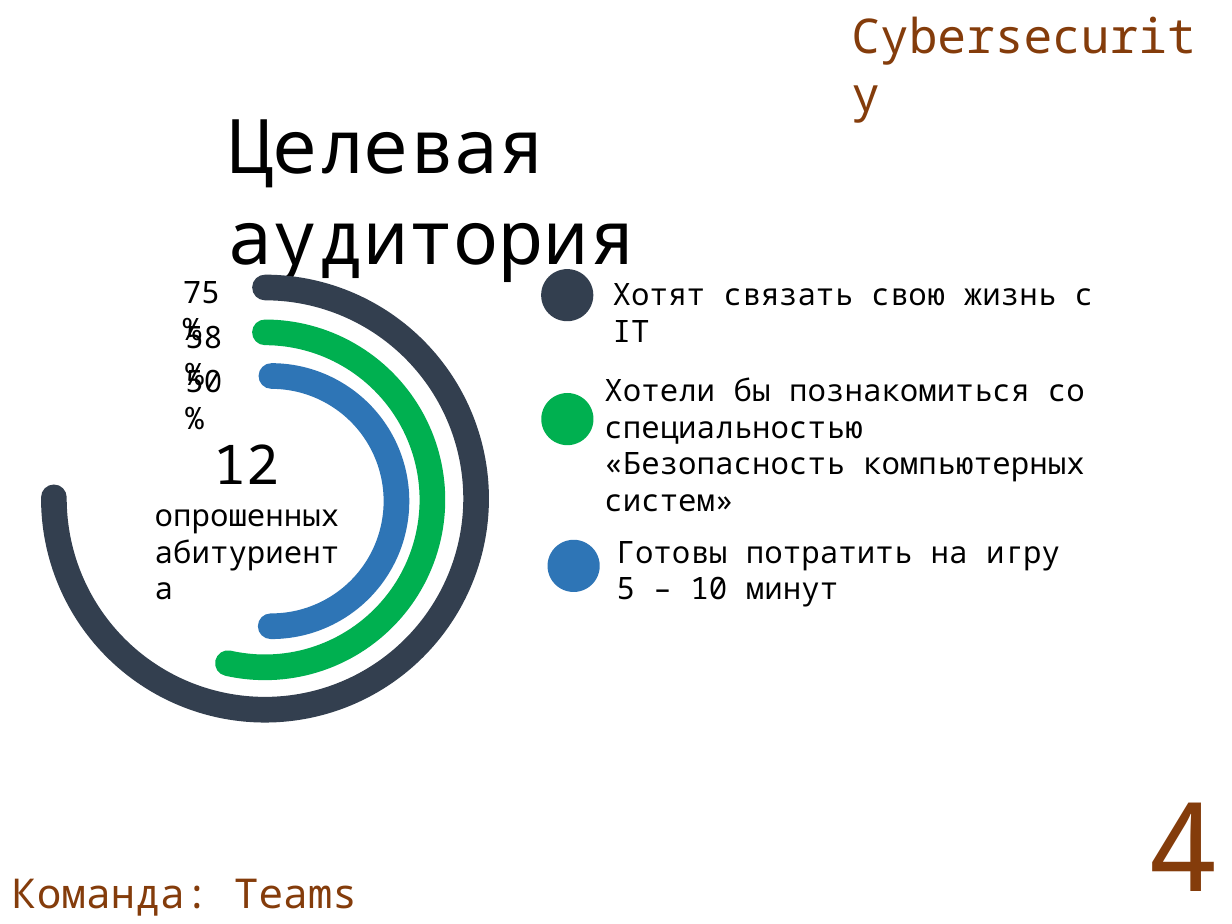
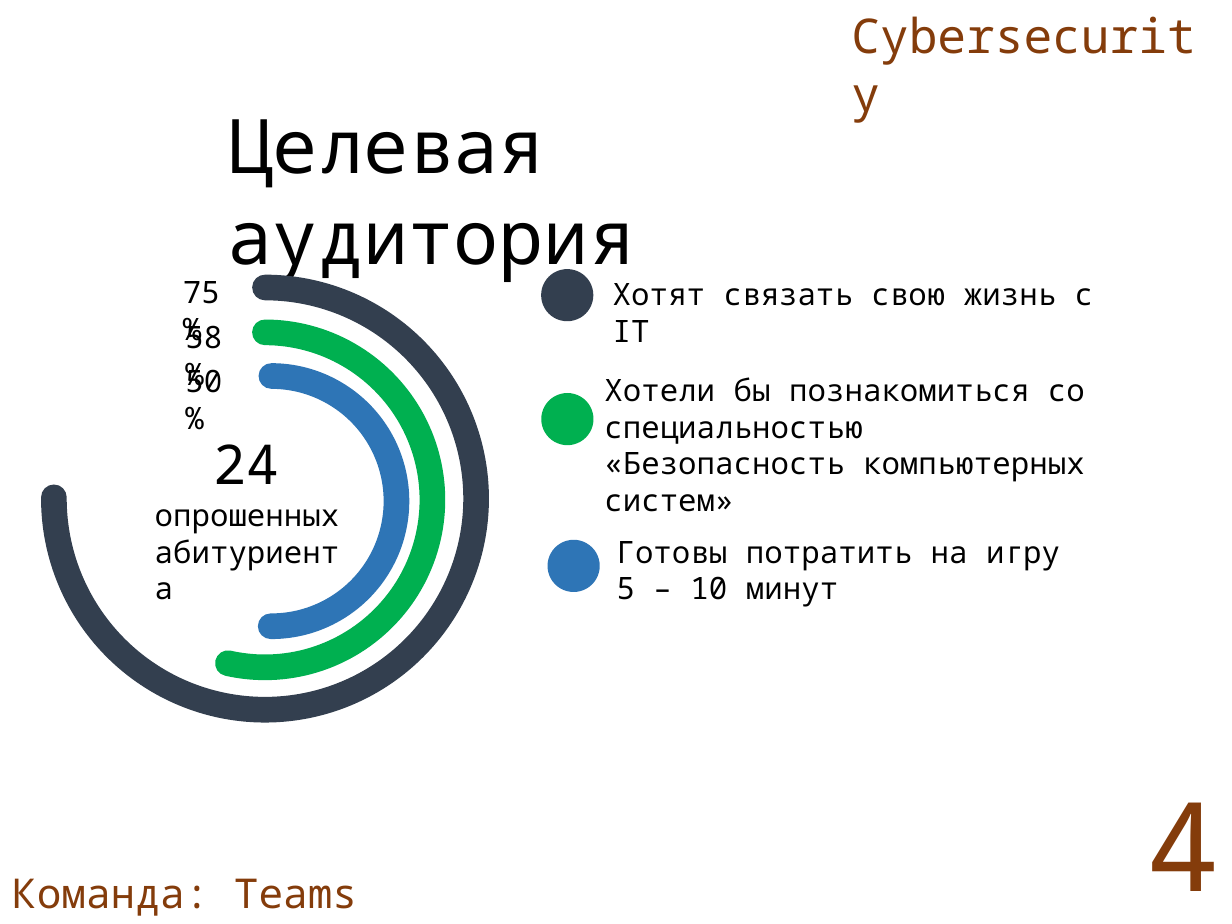
Before and after one commit to Cnek34/OPD, a slide deck: slide 4 of Финальная презентация.pptx. Drawn at 1232x924 pixels with LibreOffice and Linux fonts; fonts in the diff are those of the drawing; background and template pictures are left out. Boxes give left, top, right and bottom in pixels: in the first picture for what was removed or moved away, otherwise in the second. Text is boxed around its words. In the diff, an @@ line names an element or a change of style, - is before the commit and + after.

```diff
--- a/Финальная презентация.pptx
+++ b/Финальная презентация.pptx
@@ text at [213, 444, 279, 484]: text changed @@
-12
+24
```
Also in this commit, not shown: 1 other slide changed, 1 other file.
